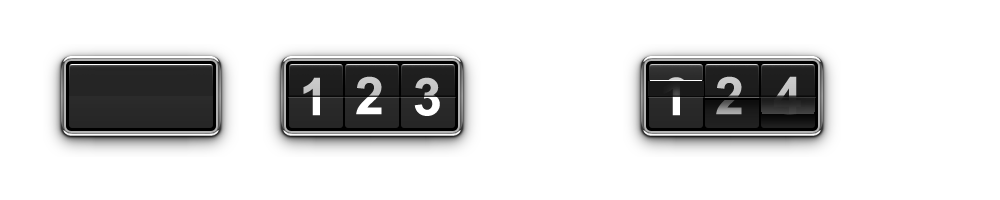
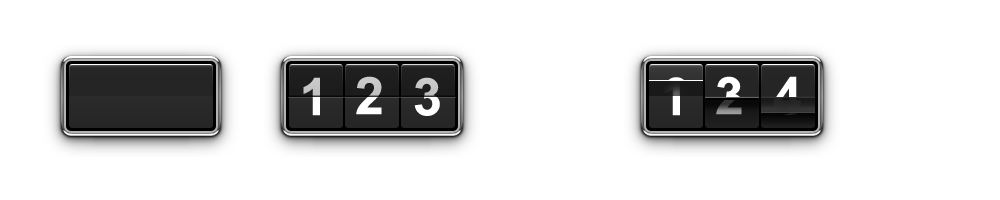
Comparing the layer stacks of the two 1000 x 200 images. Changes:
added layer "right internal copy 8" in group "Group 4 copy" over [761, 97, 815, 113]
hid "right internal copy 7", opacity 70% → 100% over [761, 97, 815, 114]
painted on "right internal copy 6" over [648, 80, 765, 113]
hid "Layer 4 copy" over [648, 64, 816, 98]
added layer "3" (1st of 2, in "separate animat") in group "separate animat" over [717, 76, 741, 97]
painted on "2 copy", masked it over [716, 76, 742, 115]
